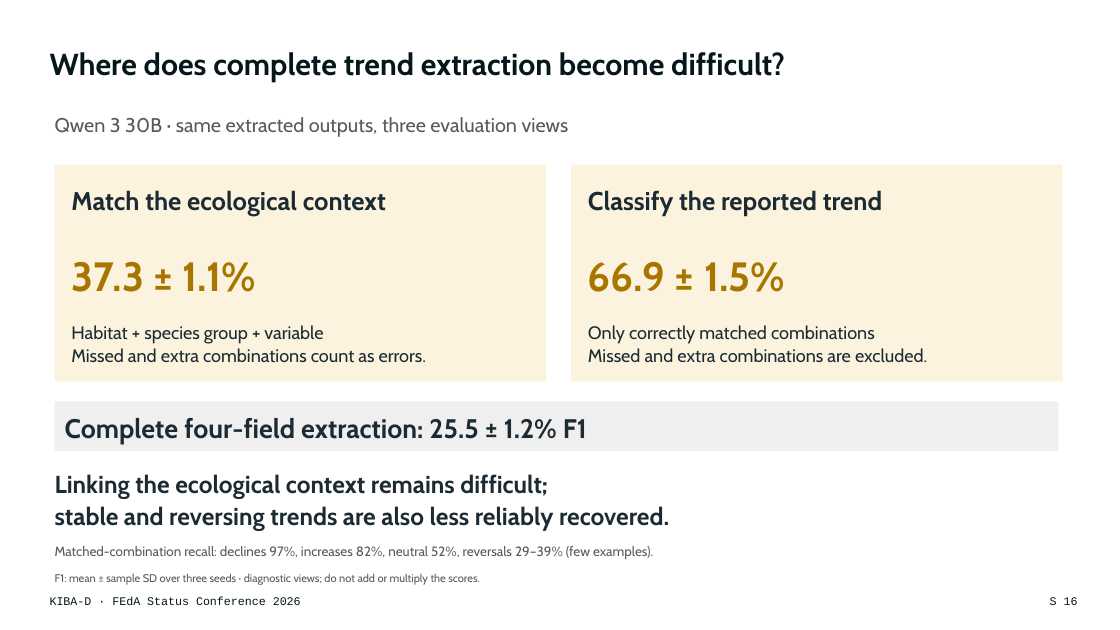
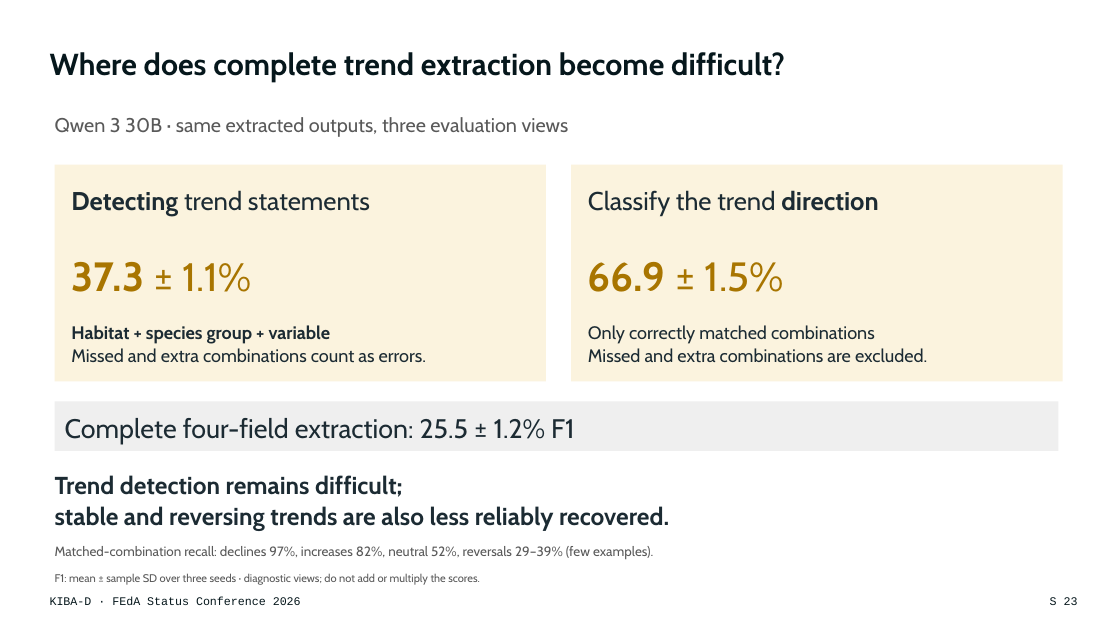
Before and after one commit to DFKI-NLP/kibad-llm, a slide deck: slide 23 of presentations/2026_feda_status_conference/KIBA-D_FEdA2026_Keynote.pptx (slide 16 before the commit). Drawn at 1120x630 pixels with LibreOffice and Linux fonts; fonts in the diff are those of the drawing. Boxes give left, top, right and bottom in pixels: in the first picture for what was removed or moved away, otherwise in the second. Text is boxed around its words. In the diff, an @@ line names an element or a change of style, - is before the commit and + after.

```diff
--- a/presentations/2026_feda_status_conference/KIBA-D_FEdA2026_Keynote.pptx
+++ b/presentations/2026_feda_status_conference/KIBA-D_FEdA2026_Keynote.pptx
@@ text at [71, 190, 370, 216]: text changed; bold off @@
-Match the ecological context
+Detecting trend statements
@@ text at [588, 190, 878, 216]: text changed; bold off @@
-Classify the reported trend
+Classify the trend direction
@@ text "37.3 ± 1.1%" at [71, 262, 251, 292]: size 35 to 34 pt, bold off in "± 1.1%" @@
@@ text "66.9 ± 1.5%" at [588, 262, 784, 292]: bold off in "± 1.5%" @@
@@ text at [71, 325, 331, 344]: bold on in "Habitat + species group + variable" @@
@@ rectangle "Complete four-field extraction: 25.5 ± ..." at [55, 402, 1059, 451]: bold off @@
@@ text at [55, 475, 403, 497]: text changed @@
-Linking the ecological context remains difficult;
+Trend detection remains difficult;
@@ page number at [1050, 597, 1078, 605]: text changed @@
-S 16
+S 23
```
Also in this commit, not shown: 6 other slides changed, 2 other files.
